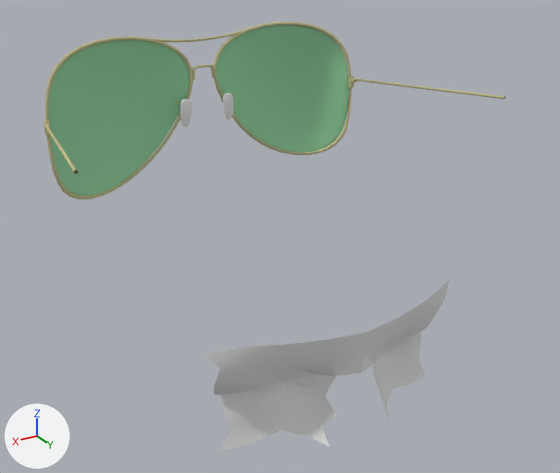
What one commit did to the glTF model glass5.gltf.
Rendered twice from a 50 mm lens placed at (5.33, 8.87, 6.89), pointed at (-0.07, -0.13, 2.39). The axes (+X, +Y, +Z) are drawn at lower left. The lights are the same throughout. Where no turn or scale is listed for an object, it has been applied to the vertices.
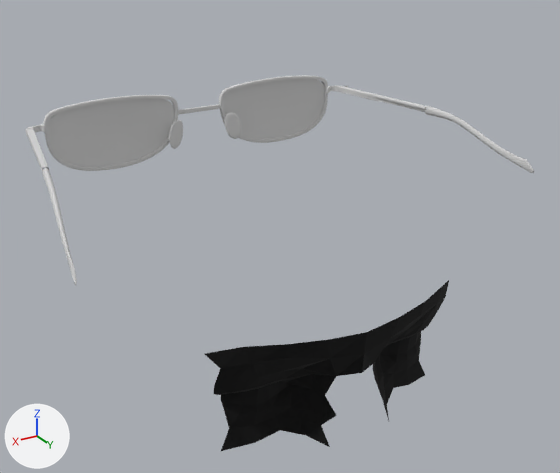
Where the change shows, as pixel boxes (x1, y1, x2, y2) in the pictures (560 x 473 px):
'mesh0_1', deleted
    before: (48, 25, 349, 196)
'facemesh', recoloured (grey to black)
    both: (205, 280, 449, 451)
'Object001', added
    after: (48, 79, 324, 167)
'10308_Metal_Frame_Reading_Glasses_Spectacle_Frame', added
    after: (25, 75, 534, 285)
'mesh0', deleted
    before: (44, 22, 505, 200)
'mesh0_2', no longer drawn
    before: (181, 93, 234, 127)

Diff of the bpy script that builds the scene:
```diff
--- a/glass5.gltf.py
+++ b/glass5.gltf.py
@@ mat_lambert1 @@
 mat_lambert1 = principled_material('lambert1')
-mat_lambert1.base_color = (0.784, 0.784, 0.784)  # white #e5e5e5
+mat_lambert1.base_color = (0.0, 0.0, 0.0)  # black #000000
 mat_lambert1.roughness = 1.0
@@ mat_10308_metal_fframe_reading_glasses_rim @@
+mat_10308_metal_fframe_reading_glasses_rim = principled_material('10308_Metal_Fframe_Reading_Glasses_Rim')
+mat_10308_metal_fframe_reading_glasses_rim.base_color = (0.663, 0.663, 0.663)  # light grey #d5d5d5
+mat_10308_metal_fframe_reading_glasses_rim.roughness = 1.0
@@ mat_10308_metal_fframe_reading_glasses @@
+mat_10308_metal_fframe_reading_glasses = principled_material('10308_Metal_Fframe_Reading_Glasses')
+mat_10308_metal_fframe_reading_glasses.base_color = (0.663, 0.663, 0.663)  # light grey #d5d5d5
+mat_10308_metal_fframe_reading_glasses.roughness = 1.0
@@ me_object001 @@
+me_object001.from_pydata(...)  # 4548 vertices, 9088 faces; spans x -2.51..2.5, y -2.66..-2.61, z 3.06..4.09
+me_object001.materials.append(mat_10308_metal_fframe_reading_glasses_rim)  # light grey #d5d5d5
@@ me_10308_metal_frame_reading_glasses_spectacle_frame @@
+me_10308_metal_frame_reading_glasses_spectacle_frame.from_pydata(...)  # 21176 vertices, 42077 faces; spans x -3.58..3.4, y -2.68..1.45, z 3.01..4.14
+me_10308_metal_frame_reading_glasses_spectacle_frame.materials.append(mat_10308_metal_fframe_reading_glasses)  # light grey #d5d5d5
@@ ob_mesh0 @@
-ob_mesh0 = bpy.data.objects.new('mesh0', me_mesh0)
-ob_mesh0.location = (0.0, 0.0, 0.0)
@@ ob_mesh0_1 @@
-ob_mesh0_1 = bpy.data.objects.new('mesh0_1', me_mesh0_1)
-ob_mesh0_1.location = (0.0, 0.0, 0.0)
@@ ob_object001 @@
+ob_object001 = bpy.data.objects.new('Object001', me_object001)
+ob_object001.location = (0.0, 0.0, 0.0)
@@ ob_10308_metal_frame_reading_glasses_spectacle_frame @@
+ob_10308_metal_frame_reading_glasses_spectacle_frame = bpy.data.objects.new('10308_Metal_Frame_Reading_Glasses_Spectacle_Frame', me_10308_metal_frame_reading_glasses_spectacle_frame)
+ob_10308_metal_frame_reading_glasses_spectacle_frame.location = (0.0, 0.0, 0.0)
```
